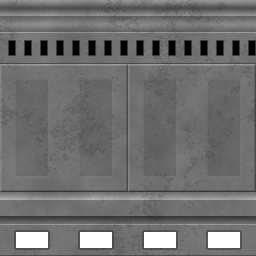
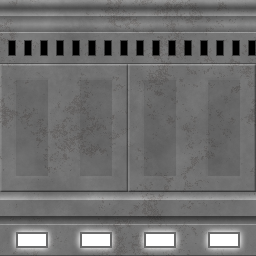
Before/after of a 256px x 256px layered artwork. What changed in the layer stack:
pixels changed over [9, 225, 247, 255] (layer not identified)
